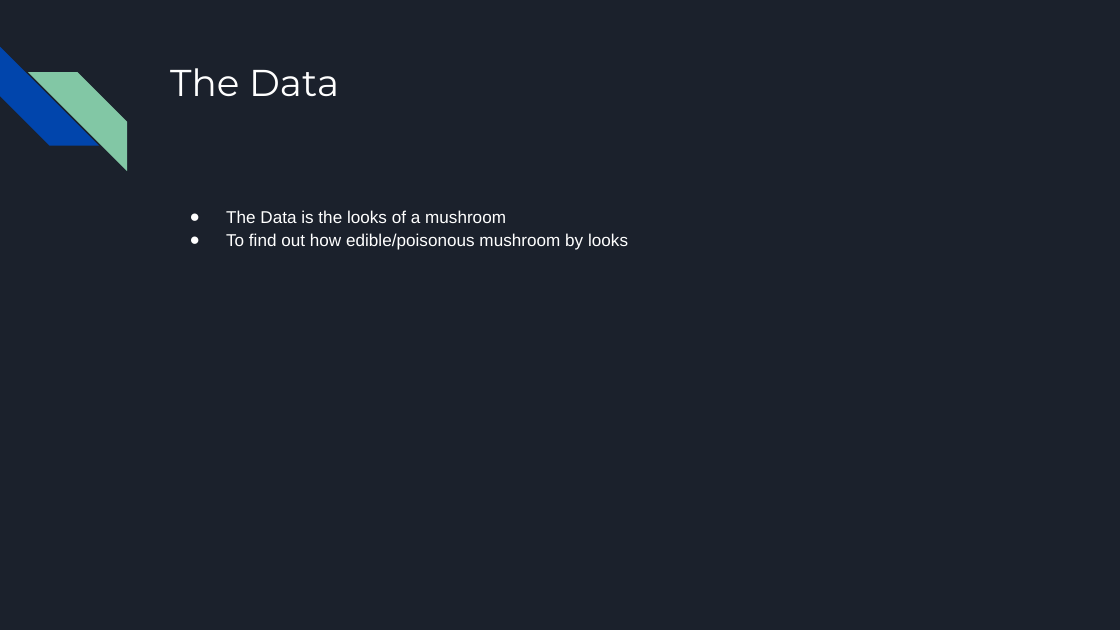
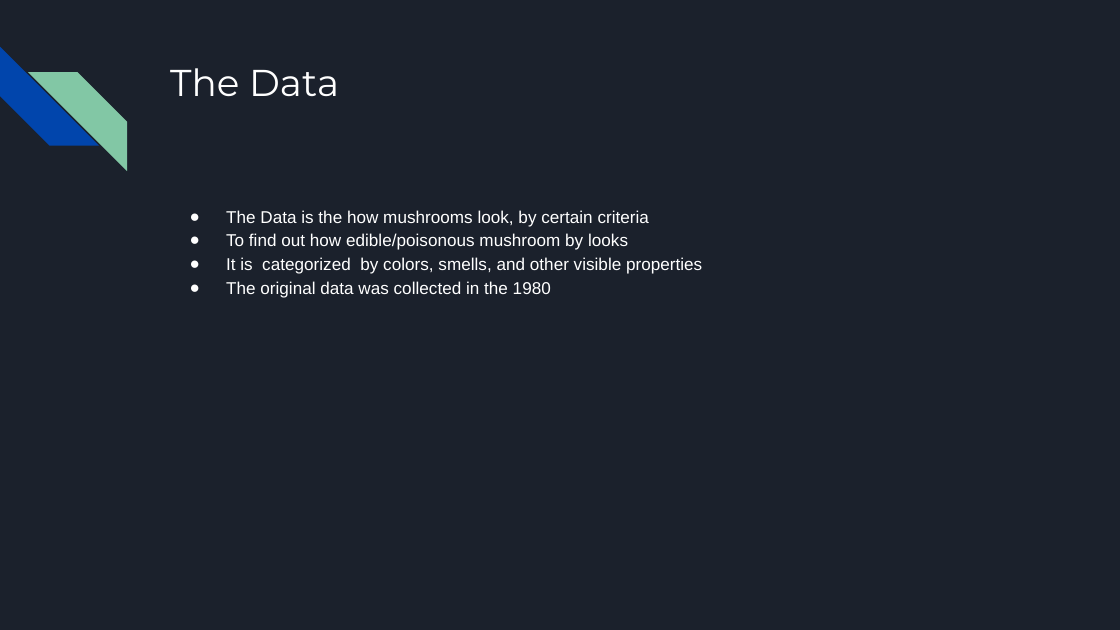
Before and after one commit to Rafal-Wawrzak/Project_2, a slide deck: slide 2 of Mushrooms.pptx. Drawn at 1120x630 pixels with LibreOffice and Linux fonts; fonts in the diff are those of the drawing. Boxes give left, top, right and bottom in pixels: in the first picture for what was removed or moved away, otherwise in the second. Text is boxed around its words. In the diff, an @@ line names an element or a change of style, - is before the commit and + after.

```diff
--- a/Mushrooms.pptx
+++ b/Mushrooms.pptx
@@ text at [226, 210, 649, 227]: text changed @@
-● The Data is the looks of a mushroom
+● The Data is the how mushrooms look, by certain criteria
@@ text at [226, 257, 702, 298]: paragraphs added @@
+● It is categorized by colors, smells, and other visible properties
+● The original data was collected in the 1980
```
Also in this commit, not shown: 2 other slides changed, 1 slide added, 1 slide removed.
